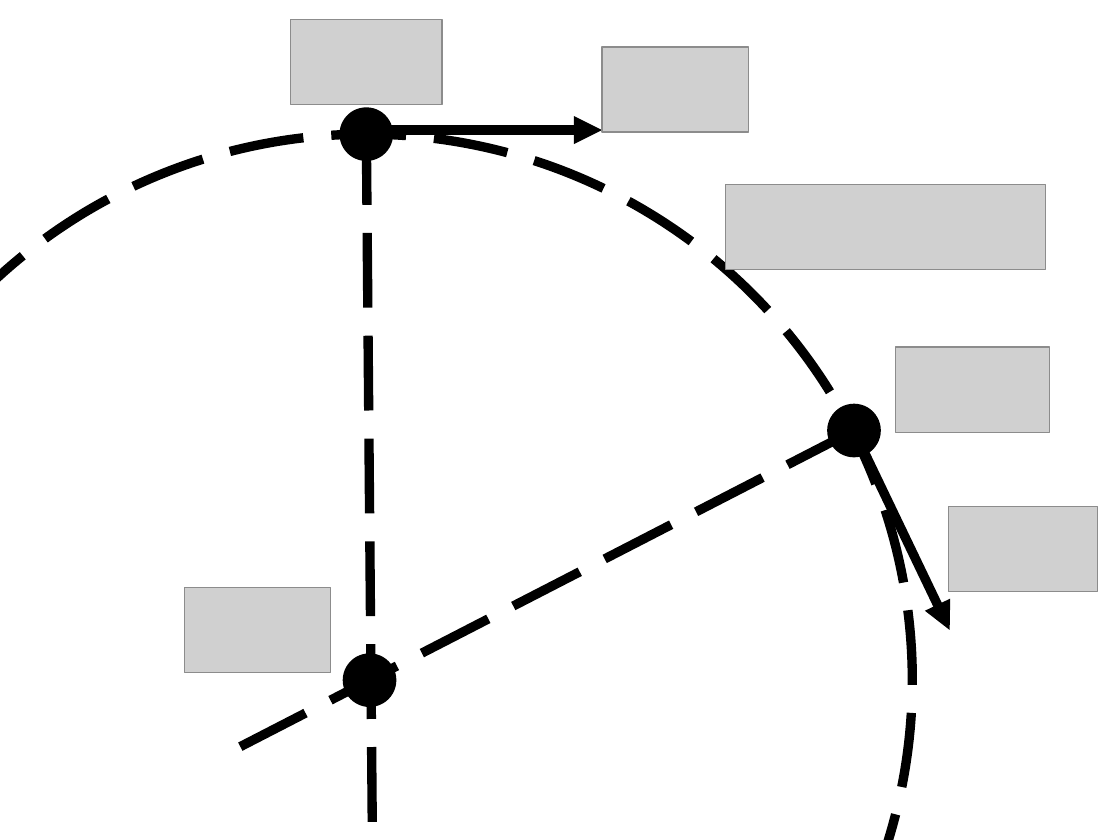
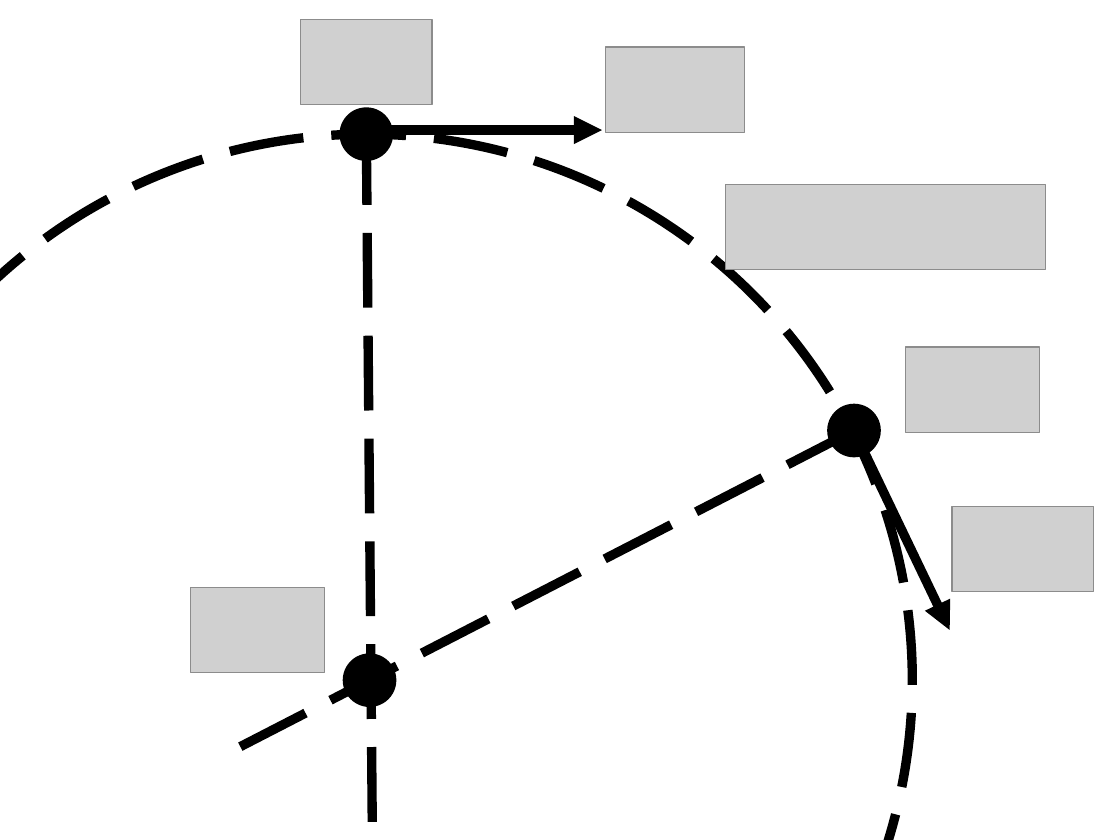
Before and after one commit to Than-Mark/ms-doc, a slide deck: slide 1 of [PJT_XYX] Spatial groups and cyclic oscillations/figs/CenterEps.pptx. Drawn at 1120x840 pixels with LibreOffice and Linux fonts; fonts in the diff are those of the drawing; grey boxes stand for pictures. Boxes give left, top, right and bottom in pixels: in the first picture for what was removed or moved away, otherwise in the second. Text is boxed around its words. In the diff, an @@ line names an element or a change of style, - is before the commit and + after.

```diff
--- a/[PJT_XYX] Spatial groups and cyclic oscillations/figs/CenterEps.pptx
+++ b/[PJT_XYX] Spatial groups and cyclic oscillations/figs/CenterEps.pptx
@@ picture: place and size @@
-picture at (290, 19, 441, 104)
+picture at (300, 19, 432, 104)
@@ picture: place and size @@
-picture at (603, 47, 749, 132)
+picture at (606, 47, 745, 132)
@@ picture: place and size @@
-picture at (895, 347, 1049, 432)
+picture at (905, 347, 1039, 432)
@@ picture: place and size @@
-picture at (949, 506, 1098, 591)
+picture at (952, 506, 1094, 591)
@@ picture: place and size @@
-picture at (185, 587, 332, 672)
+picture at (190, 587, 324, 672)
```
Also in this commit, not shown: 9 other files.
